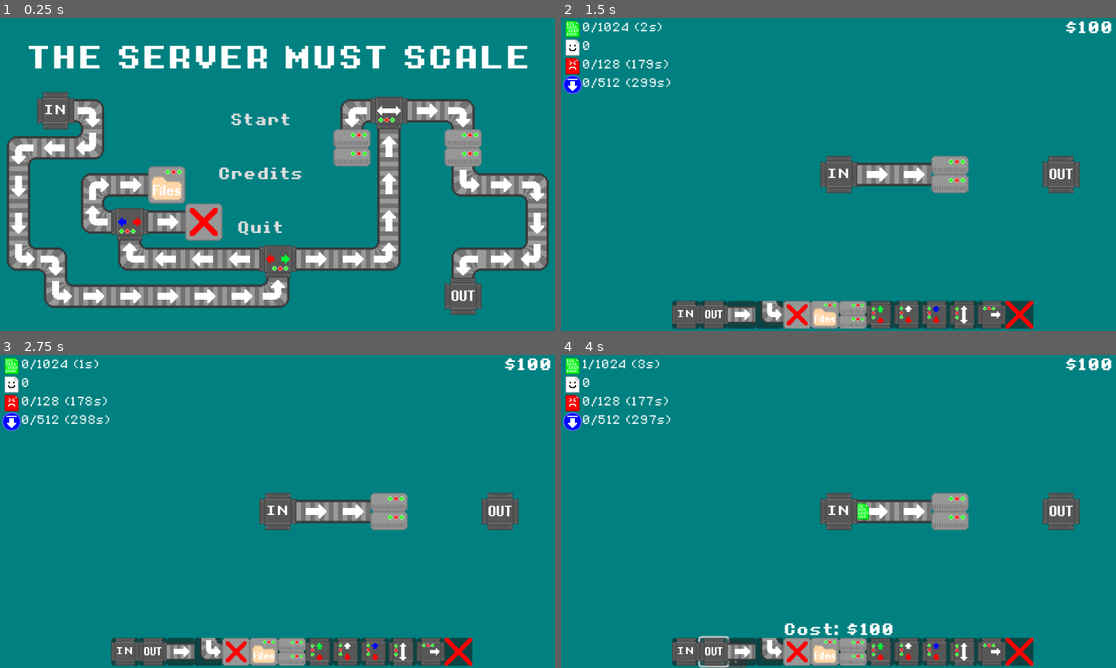
Above: before the commit, frames 1-4 (two rows, left to right).
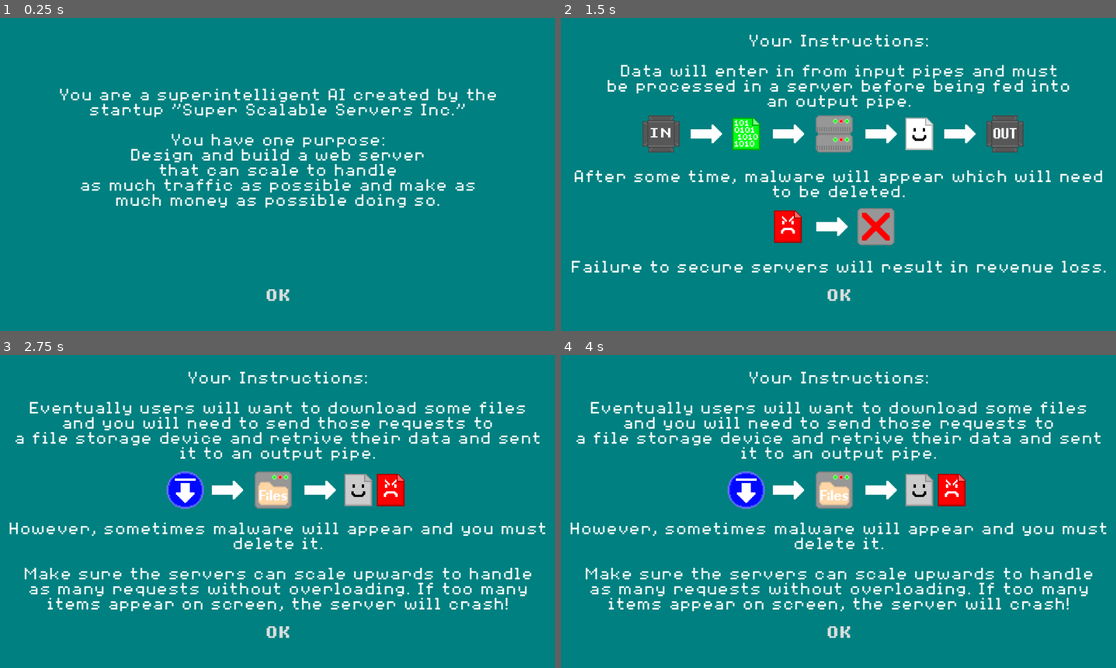
Above: after the commit, the same moments.

Repository: Birb-Games/gmtk-game-jam-2024
Game: Godot game, scene res://scenes/Root.tscn
The game is run twice, just before and just after one commit, with the same random seed, the same clock (stepped at 60 frames per second) and the same inputs.
Inputs (mouse positions are in pixels of both pictures, inside the frame that each line leads up to):
- Up to frame 1 (0.25 s): no input
- Up to frame 2 (1.5 s): click (821, 121) at 0.5 s, where only the run before the commit has a clickable "Start"; click (838, 296) at 1.25 s, where only the run after the commit has a clickable "OK"
- Up to frame 3 (2.75 s): click (277, 633) at 2 s, where only the run after the commit has a clickable "OK"
- Up to frame 4 (4 s): click (688, 652) at 2.77 s; click (716, 652) at 3.52 s

The runs differ from the first frame. In frame 1, 33% of the frame differs, in the area x 1-99%, y 8-95%; in frame 2, 21%; in frame 3, 22%; in frame 4, 22%.

Commit message:
added intro screens with a tutorial on how to play the game

Diff:
--- /dev/null
+++ b/scenes/IntroScreens/IntroScreen1.tscn
@@ -0,0 +1,45 @@
+[gd_scene load_steps=5 format=3 uid="uid://dkasr7mfbo72s"]
+
+[ext_resource type="FontFile" uid="uid://b83lr4reqbm0y" path="res://assets/fonts/8BitOperator/8bitOperatorPlus8-Regular.ttf" id="1_ncbco"]
+[ext_resource type="Script" path="res://scripts/intro_screen.gd" id="1_uw8a6"]
+[ext_resource type="PackedScene" uid="uid://drkktasu83fko" path="res://scenes/IntroScreens/IntroScreen2.tscn" id="2_g0ija"]
+[ext_resource type="FontFile" uid="uid://b3j21gnxq1jn1" path="res://assets/fonts/8BitOperator/8bitOperatorPlus8-Bold.ttf" id="2_mlhut"]
+
+[node name="IntroScreen1" type="Control"]
+layout_mode = 3
+anchors_preset = 0
+offset_right = 960.0
+offset_bottom = 540.0
+script = ExtResource("1_uw8a6")
+next_screen = ExtResource("2_g0ija")
+
+[node name="Label" type="Label" parent="."]
+layout_mode = 0
+offset_top = 96.0
+offset_right = 960.0
+offset_bottom = 327.0
+theme_override_fonts/font = ExtResource("1_ncbco")
+theme_override_font_sizes/font_size = 32
+text = "
+You are a superintelligent AI created by the
+startup \"Super Scalable Servers Inc.\"
+
+You have one purpose:
+Design and build a web server
+that can scale to handle
+as much traffic as possible and make as
+much money as possible doing so."
+horizontal_alignment = 1
+
+[node name="Button" type="Button" parent="."]
+layout_mode = 0
+offset_left = 430.0
+offset_top = 464.0
+offset_right = 530.0
+offset_bottom = 495.0
+theme_override_fonts/font = ExtResource("2_mlhut")
+theme_override_font_sizes/font_size = 32
+text = "OK"
+flat = true
+
+[connection signal="pressed" from="Button" to="." method="_on_button_pressed"]
--- /dev/null
+++ b/scenes/IntroScreens/IntroScreen2.tscn
@@ -0,0 +1,181 @@
+[gd_scene load_steps=18 format=3 uid="uid://drkktasu83fko"]
+
+[ext_resource type="Script" path="res://scripts/intro_screen.gd" id="1_j7bha"]
+[ext_resource type="FontFile" uid="uid://b83lr4reqbm0y" path="res://assets/fonts/8BitOperator/8bitOperatorPlus8-Regular.ttf" id="1_v1gly"]
+[ext_resource type="PackedScene" uid="uid://4sw2deyhu1xr" path="res://scenes/IntroScreens/IntroScreen3.tscn" id="2_6r3pf"]
+[ext_resource type="FontFile" uid="uid://b3j21gnxq1jn1" path="res://assets/fonts/8BitOperator/8bitOperatorPlus8-Bold.ttf" id="2_semma"]
+[ext_resource type="Texture2D" uid="uid://bo8ih4apltjfq" path="res://assets/sprites/get.png" id="3_lx0vm"]
+[ext_resource type="Texture2D" uid="uid://dsvyyyt3dr7i7" path="res://assets/sprites/arrow.png" id="4_j4u61"]
+[ext_resource type="Texture2D" uid="uid://buhtc2q7yvi8t" path="res://assets/tiles/tiles.png" id="5_fcphn"]
+[ext_resource type="Texture2D" uid="uid://40u8nw0veh31" path="res://assets/sprites/return.png" id="6_hextx"]
+[ext_resource type="Texture2D" uid="uid://oryin8ekfal5" path="res://assets/sprites/bad.png" id="7_mejc1"]
+
+[sub_resource type="AtlasTexture" id="AtlasTexture_7aadu"]
+atlas = ExtResource("5_fcphn")
+region = Rect2(0, 0, 32, 32)
+
+[sub_resource type="SpriteFrames" id="SpriteFrames_x2ngx"]
+animations = [{
+"frames": [{
+"duration": 1.0,
+"texture": SubResource("AtlasTexture_7aadu")
+}],
+"loop": true,
+"name": &"default",
+"speed": 5.0
+}]
+
+[sub_resource type="AtlasTexture" id="AtlasTexture_npiw7"]
+atlas = ExtResource("5_fcphn")
+region = Rect2(64, 32, 32, 32)
+
+[sub_resource type="SpriteFrames" id="SpriteFrames_vmg6w"]
+animations = [{
+"frames": [{
+"duration": 1.0,
+"texture": SubResource("AtlasTexture_npiw7")
+}],
+"loop": true,
+"name": &"default",
+"speed": 5.0
+}]
+
+[sub_resource type="AtlasTexture" id="AtlasTexture_jqdvd"]
+atlas = ExtResource("5_fcphn")
+region = Rect2(32, 0, 32, 32)
+
+[sub_resource type="SpriteFrames" id="SpriteFrames_ib0hb"]
+animations = [{
+"frames": [{
+"duration": 1.0,
+"texture": SubResource("AtlasTexture_jqdvd")
+}],
+"loop": true,
+"name": &"default",
+"speed": 5.0
+}]
+
+[sub_resource type="AtlasTexture" id="AtlasTexture_vhlp0"]
+atlas = ExtResource("5_fcphn")
+region = Rect2(96, 32, 32, 32)
+
+[sub_resource type="SpriteFrames" id="SpriteFrames_ulxlj"]
+animations = [{
+"frames": [{
+"duration": 1.0,
+"texture": SubResource("AtlasTexture_vhlp0")
+}],
+"loop": true,
+"name": &"default",
+"speed": 5.0
+}]
+
+[node name="IntroScreen2" type="Control"]
+layout_mode = 3
+anchors_preset = 0
+offset_right = 960.0
+offset_bottom = 540.0
+script = ExtResource("1_j7bha")
+next_screen = ExtResource("2_6r3pf")
+
+[node name="Label" type="Label" parent="."]
+layout_mode = 0
+offset_top = 29.0
+offset_right = 960.0
+offset_bottom = 411.0
+theme_override_fonts/font = ExtResource("1_v1gly")
+theme_override_font_sizes/font_size = 32
+text = "Your Instructions:
+
+Data will enter in from input pipes and must
+be processed in a server before being fed into
+an output pipe.
+
+
+
+
+After some time, malware will appear which will need
+to be deleted.
+
+
+
+
+Failure to secure servers will result in revenue loss."
+horizontal_alignment = 1
+
+[node name="Button" type="Button" parent="."]
+layout_mode = 0
+offset_left = 430.0
+offset_top = 464.0
+offset_right = 530.0
+offset_bottom = 495.0
+theme_override_fonts/font = ExtResource("2_semma")
+theme_override_font_sizes/font_size = 32
+text = "OK"
+flat = true
+
+[node name="Instruction1" type="Node" parent="."]
+
+[node name="Input" type="AnimatedSprite2D" parent="Instruction1"]
+position = Vector2(173, 200)
+scale = Vector2(2, 2)
+sprite_frames = SubResource("SpriteFrames_x2ngx")
+
+[node name="Arrow" type="Sprite2D" parent="Instruction1"]
+position = Vector2(251, 200)
+scale = Vector2(2, 2)
+texture = ExtResource("4_j4u61")
+
+[node name="Get" type="Sprite2D" parent="Instruction1"]
+position = Vector2(320, 200)
+scale = Vector2(2, 2)
+texture = ExtResource("3_lx0vm")
+
+[node name="Arrow2" type="Sprite2D" parent="Instruction1"]
+position = Vector2(393, 200)
+scale = Vector2(2, 2)
+texture = ExtResource("4_j4u61")
+
+[node name="Server" type="AnimatedSprite2D" parent="Instruction1"]
+position = Vector2(472, 200)
+scale = Vector2(2, 2)
+sprite_frames = SubResource("SpriteFrames_vmg6w")
+
+[node name="Arrow3" type="Sprite2D" parent="Instruction1"]
+position = Vector2(553, 200)
+scale = Vector2(2, 2)
+texture = ExtResource("4_j4u61")
+
+[node name="Return" type="Sprite2D" parent="Instruction1"]
+position = Vector2(619, 200)
+scale = Vector2(2, 2)
+texture = ExtResource("6_hextx")
+
+[node name="Arrow4" type="Sprite2D" parent="Instruction1"]
+position = Vector2(689, 200)
+scale = Vector2(2, 2)
+texture = ExtResource("4_j4u61")
+
+[node name="Output" type="AnimatedSprite2D" parent="Instruction1"]
+position = Vector2(767, 200)
+scale = Vector2(2, 2)
+sprite_frames = SubResource("SpriteFrames_ib0hb")
+
+[node name="Instruction2" type="Node" parent="."]
+
+[node name="Bad" type="Sprite2D" parent="Instruction2"]
+position = Vector2(392, 360)
+scale = Vector2(2, 2)
+texture = ExtResource("7_mejc1")
+
+[node name="Arrow" type="Sprite2D" parent="Instruction2"]
+position = Vector2(468, 360)
+scale = Vector2(2, 2)
+texture = ExtResource("4_j4u61")
+
+[node name="Deleter" type="AnimatedSprite2D" parent="Instruction2"]
+position = Vector2(544, 360)
+scale = Vector2(2, 2)
+sprite_frames = SubResource("SpriteFrames_ulxlj")
+
+[connection signal="pressed" from="Button" to="." method="_on_button_pressed"]
--- /dev/null
+++ b/scenes/IntroScreens/IntroScreen3.tscn
@@ -0,0 +1,105 @@
+[gd_scene load_steps=12 format=3 uid="uid://4sw2deyhu1xr"]
+
+[ext_resource type="FontFile" uid="uid://b83lr4reqbm0y" path="res://assets/fonts/8BitOperator/8bitOperatorPlus8-Regular.ttf" id="1_b6ljm"]
+[ext_resource type="Script" path="res://scripts/intro_screen.gd" id="1_e3rcx"]
+[ext_resource type="FontFile" uid="uid://b3j21gnxq1jn1" path="res://assets/fonts/8BitOperator/8bitOperatorPlus8-Bold.ttf" id="2_56tdf"]
+[ext_resource type="PackedScene" uid="uid://iyl75fyula6c" path="res://scenes/IntroScreens/IntroScreen4.tscn" id="2_t25th"]
+[ext_resource type="Texture2D" uid="uid://buhtc2q7yvi8t" path="res://assets/tiles/tiles.png" id="3_je0jj"]
+[ext_resource type="Texture2D" uid="uid://bft8p2ejikb81" path="res://assets/sprites/download.png" id="3_m5g1x"]
+[ext_resource type="Texture2D" uid="uid://dsvyyyt3dr7i7" path="res://assets/sprites/arrow.png" id="4_pnece"]
+[ext_resource type="Texture2D" uid="uid://40u8nw0veh31" path="res://assets/sprites/return.png" id="6_gvpki"]
+[ext_resource type="Texture2D" uid="uid://oryin8ekfal5" path="res://assets/sprites/bad.png" id="7_yoqbu"]
+
+[sub_resource type="AtlasTexture" id="AtlasTexture_q35sg"]
+atlas = ExtResource("3_je0jj")
+region = Rect2(0, 64, 32, 32)
+
+[sub_resource type="SpriteFrames" id="SpriteFrames_nh6t7"]
+animations = [{
+"frames": [{
+"duration": 1.0,
+"texture": SubResource("AtlasTexture_q35sg")
+}],
+"loop": true,
+"name": &"default",
+"speed": 5.0
+}]
+
+[node name="IntroScreen3" type="Control"]
+layout_mode = 3
+anchors_preset = 0
+offset_right = 960.0
+offset_bottom = 540.0
+script = ExtResource("1_e3rcx")
+next_screen = ExtResource("2_t25th")
+
+[node name="Label" type="Label" parent="."]
+layout_mode = 0
+offset_top = 29.0
+offset_right = 960.0
+offset_bottom = 411.0
+theme_override_fonts/font = ExtResource("1_b6ljm")
+theme_override_font_sizes/font_size = 32
+text = "Your Instructions:
+
+Eventually users will want to download some files
+and you will need to send those requests to
+a file storage device and retrive their data and sent
+it to an output pipe.
+
+
+
+
+However, sometimes malware will appear and you must
+delete it.
+
+Make sure the servers can scale upwards to handle
+as many requests without overloading. If too many
+items appear on screen, the server will crash!"
+horizontal_alignment = 1
+
+[node name="Button" type="Button" parent="."]
+layout_mode = 0
+offset_left = 430.0
+offset_top = 464.0
+offset_right = 530.0
+offset_bottom = 495.0
+theme_override_fonts/font = ExtResource("2_56tdf")
+theme_override_font_sizes/font_size = 32
+text = "OK"
+flat = true
+
+[node name="Instruction1" type="Node" parent="."]
+
+[node name="Get" type="Sprite2D" parent="Instruction1"]
+position = Vector2(320, 233)
+scale = Vector2(2, 2)
+texture = ExtResource("3_m5g1x")
+
+[node name="Arrow2" type="Sprite2D" parent="Instruction1"]
+position = Vector2(393, 233)
+scale = Vector2(2, 2)
+texture = ExtResource("4_pnece")
+
+[node name="Server" type="AnimatedSprite2D" parent="Instruction1"]
+position = Vector2(472, 233)
+scale = Vector2(2, 2)
+sprite_frames = SubResource("SpriteFrames_nh6t7")
+
+[node name="Arrow3" type="Sprite2D" parent="Instruction1"]
+position = Vector2(553, 233)
+scale = Vector2(2, 2)
+texture = ExtResource("4_pnece")
+
+[node name="Return" type="Sprite2D" parent="Instruction1"]
+modulate = Color(0.8, 0.8, 0.8, 1)
+position = Vector2(619, 233)
+scale = Vector2(2, 2)
+texture = ExtResource("6_gvpki")
+
+[node name="Bad" type="Sprite2D" parent="Instruction1"]
+position = Vector2(675, 233)
+scale = Vector2(2, 2)
+texture = ExtResource("7_yoqbu")
+
+[connection signal="pressed" from="Button" to="." method="_on_button_pressed"]
--- /dev/null
+++ b/scenes/IntroScreens/IntroScreen4.tscn
@@ -0,0 +1,44 @@
+[gd_scene load_steps=5 format=3 uid="uid://iyl75fyula6c"]
+
+[ext_resource type="FontFile" uid="uid://b83lr4reqbm0y" path="res://assets/fonts/8BitOperator/8bitOperatorPlus8-Regular.ttf" id="1_2awcr"]
+[ext_resource type="Script" path="res://scripts/intro_screen.gd" id="1_l8y7j"]
+[ext_resource type="FontFile" uid="uid://b3j21gnxq1jn1" path="res://assets/fonts/8BitOperator/8bitOperatorPlus8-Bold.ttf" id="2_k3mqp"]
+[ext_resource type="PackedScene" uid="uid://i3fpfh2rdxd1" path="res://scenes/MainMenu.tscn" id="2_rjdbv"]
+
+[node name="IntroScreen4" type="Control"]
+layout_mode = 3
+anchors_preset = 0
+offset_right = 960.0
+offset_bottom = 540.0
+script = ExtResource("1_l8y7j")
+next_screen = ExtResource("2_rjdbv")
+
+[node name="Label" type="Label" parent="."]
+layout_mode = 0
+offset_top = 96.0
+offset_right = 960.0
+offset_bottom = 327.0
+theme_override_fonts/font = ExtResource("1_2awcr")
+theme_override_font_sizes/font_size = 32
+text = "Your creators have informed you that if
+you fail at your task, you will be
+\"Alt-F4ed\"
+
+You don't know what that means but it doesn't
+sound good...
+
+Good luck!"
+horizontal_alignment = 1
+
+[node name="Button" type="Button" parent="."]
+layout_mode = 0
+offset_left = 430.0
+offset_top = 464.0
+offset_right = 530.0
+offset_bottom = 495.0
+theme_override_fonts/font = ExtResource("2_k3mqp")
+theme_override_font_sizes/font_size = 32
+text = "OK"
+flat = true
+
+[connection signal="pressed" from="Button" to="." method="_on_button_pressed"]
--- a/scenes/MainMenu.tscn
+++ b/scenes/MainMenu.tscn
@@ -1,8 +1,9 @@
-[gd_scene load_steps=4 format=4 uid="uid://i3fpfh2rdxd1"]
+[gd_scene load_steps=5 format=4 uid="uid://i3fpfh2rdxd1"]
 
 [ext_resource type="Script" path="res://scripts/main_menu.gd" id="1_gvrpc"]
 [ext_resource type="FontFile" uid="uid://b3j21gnxq1jn1" path="res://assets/fonts/8BitOperator/8bitOperatorPlus8-Bold.ttf" id="1_ljkbq"]
 [ext_resource type="TileSet" uid="uid://bfkboupnfd6k6" path="res://assets/tiles/tiles.tres" id="2_hcc61"]
+[ext_resource type="PackedScene" uid="uid://cgxc2wyyt5lj0" path="res://scenes/GameScreen.tscn" id="2_qiyg8"]
 
 [node name="MainMenu" type="Control"]
 layout_mode = 3
@@ -10,6 +11,7 @@
 offset_right = 960.0
 offset_bottom = 540.0
 script = ExtResource("1_gvrpc")
+game_screen = ExtResource("2_qiyg8")
 
 [node name="TileMapLayer" type="TileMapLayer" parent="."]
 scale = Vector2(2, 2)
--- a/scenes/Root.tscn
+++ b/scenes/Root.tscn
@@ -1,9 +1,8 @@
-[gd_scene load_steps=8 format=3 uid="uid://b37dd5cu6d7et"]
+[gd_scene load_steps=7 format=3 uid="uid://b37dd5cu6d7et"]
 
-[ext_resource type="PackedScene" uid="uid://i3fpfh2rdxd1" path="res://scenes/MainMenu.tscn" id="5_po14x"]
+[ext_resource type="PackedScene" uid="uid://dkasr7mfbo72s" path="res://scenes/IntroScreens/IntroScreen1.tscn" id="6_4q661"]
 [ext_resource type="PackedScene" uid="uid://bm2i0q4piijdd" path="res://scenes/CreditsScreen.tscn" id="7_r04gw"]
 [ext_resource type="AudioStream" uid="uid://11wp6tq48aq" path="res://assets/sfx/click.wav" id="9_n1k25"]
-[ext_resource type="PackedScene" uid="uid://cgxc2wyyt5lj0" path="res://scenes/GameScreen.tscn" id="9_qkjmm"]
 [ext_resource type="AudioStream" uid="uid://b88oeixjtjecs" path="res://assets/sfx/gameover.wav" id="10_dxmsh"]
 [ext_resource type="AudioStream" uid="uid://dyoi6tjy1aht0" path="res://assets/sfx/place.wav" id="11_wgrs3"]
 [ext_resource type="AudioStream" uid="uid://bjqy4vtaw15r6" path="res://assets/sfx/destroy.wav" id="12_isak2"]
@@ -27,8 +26,7 @@
 stream = ExtResource("12_isak2")
 volume_db = -8.0
 
-[node name="MainMenu" parent="." instance=ExtResource("5_po14x")]
-game_screen = ExtResource("9_qkjmm")
-
 [node name="CreditsScreen" parent="." instance=ExtResource("7_r04gw")]
 visible = false
+
+[node name="IntroScreen1" parent="." instance=ExtResource("6_4q661")]
--- a/scripts/game_screen.gd
+++ b/scripts/game_screen.gd
@@ -134,6 +134,7 @@
 
 # Called when the node enters the scene tree for the first time.
 func _ready() -> void:
+	get_tree().paused = false
 	add_coins(100) # Makes sure the user starts with 100 coins
 	for t in $TopTileMapLayer.get_used_cells_by_id(-1, tile_atlas_positions["in"]):
 		input_pipes.push_back(t)
--- /dev/null
+++ b/scripts/intro_screen.gd
@@ -0,0 +1,7 @@
+extends Control
+
+@export var next_screen: PackedScene
+
+func _on_button_pressed() -> void:
+	$/root/Root.add_child(next_screen.instantiate())
+	queue_free()
Binary file added: assets/sprites/arrow.png
Not shown, added: assets/sprites/arrow.png.import
